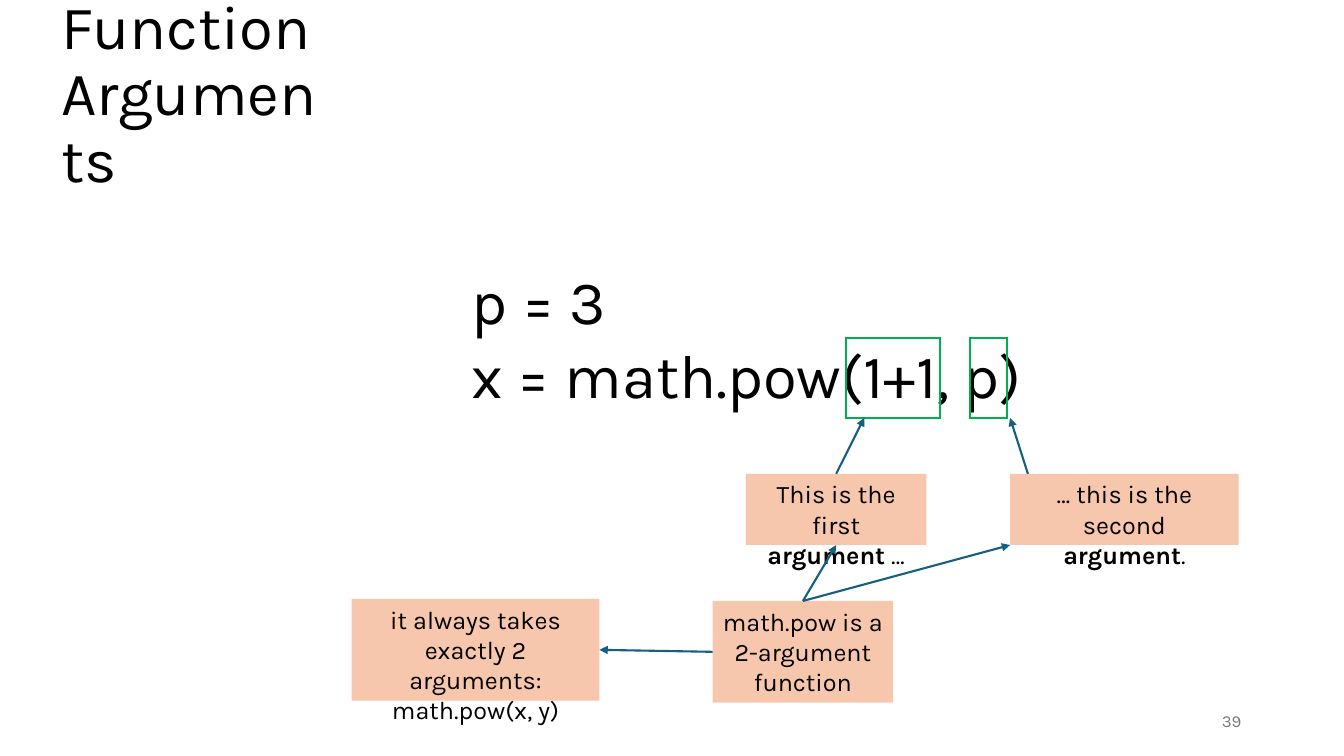
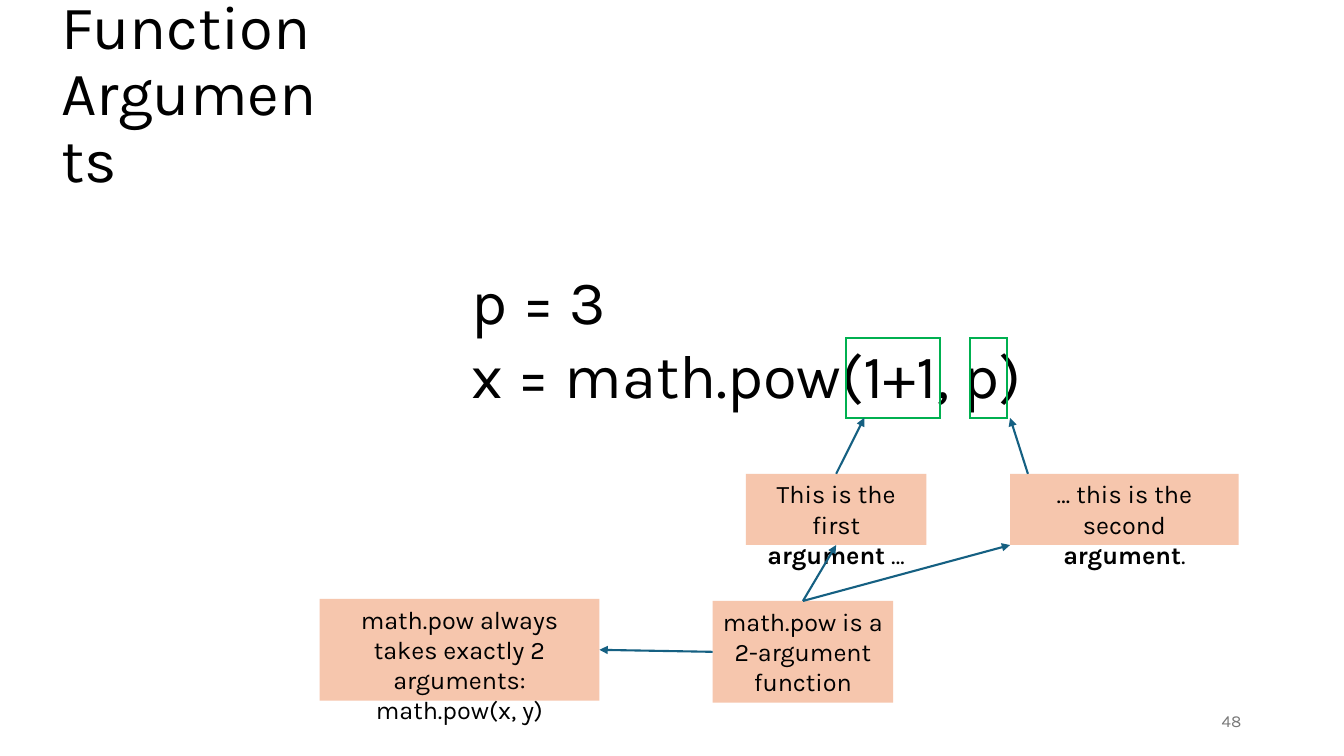
Before and after one commit to tjd1234/cmpt120spring2026, a slide deck: slide 48 of lecture_notes/chapter2/chapter2.pptx (slide 39 before the commit). Drawn at 1344x756 pixels with LibreOffice and Linux fonts; fonts in the diff are those of the drawing. Boxes give left, top, right and bottom in pixels: in the first picture for what was removed or moved away, otherwise in the second. Text is boxed around its words. In the diff, an @@ line names an element or a change of style, - is before the commit and + after.

```diff
--- a/lecture_notes/chapter2/chapter2.pptx
+++ b/lecture_notes/chapter2/chapter2.pptx
@@ rectangle "math.pow always takes exactly 2 ..." resized from (x1=352, y1=599, x2=600, y2=701) to (x1=320, y1=599, x2=600, y2=701) @@
@@ text in rectangle at (x1=361, y1=611, x2=558, y2=725): text changed @@
-it always takes exactly 2 arguments:
-math.pow(x, y)
+math.pow always takes exactly 2 arguments:
+math.pow(x, y)
@@ page number at (x1=1222, y1=716, x2=1242, y2=727): text changed @@
-39
+48
```
Also in this commit, not shown: 14 other slides changed, 10 slides added, 34 other files.
